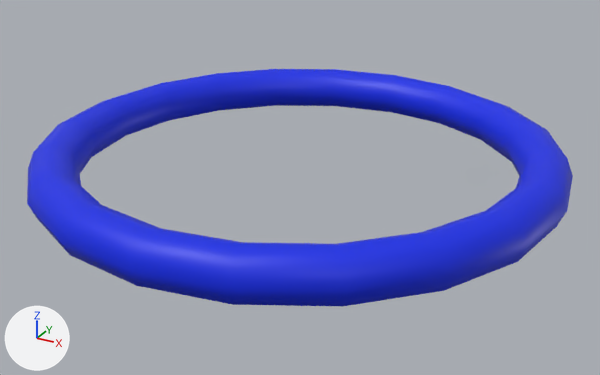
Two versions of the FBX model unity/Assets/Imports/Objects/bluering.fbx, one commit apart.
The view is the same before and after, from a 50 mm camera at (0.0156, -0.0284, 0.0128) aimed at (0.0003, -0.0004, -0.0012). Lighting does not change. The marker at lower left points along +X, +Y and +Z. Where no turn or scale is listed for an object, it has been applied to the vertices.

Names of what the first picture shows: 'ring2'.
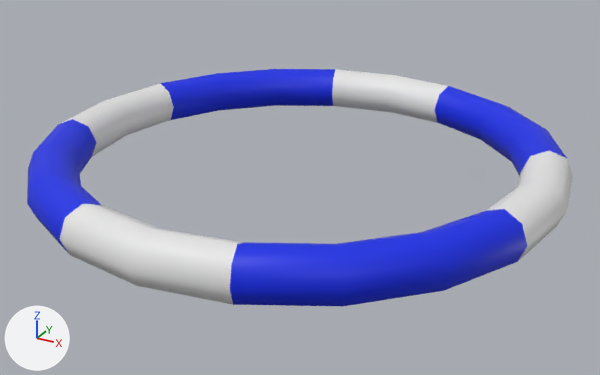
Pixel boxes [x1, y1, x2, y2] of what changed, in the pictures (600 x 375 px):
```json
{"part": 1, "of": "me_ring2", "change": "recoloured", "before": [60, 83, 173, 157], "after": [60, 83, 173, 157], "on screen": "blue to white"}
{"part": 2, "of": "me_ring2", "change": "recoloured", "before": [60, 204, 243, 305], "after": [60, 204, 243, 305], "on screen": "blue to white"}
{"part": 3, "of": "me_ring2", "change": "recoloured", "before": [332, 69, 448, 123], "after": [332, 69, 448, 123], "on screen": "blue to white"}
{"part": 4, "of": "me_ring2", "change": "recoloured", "before": [487, 150, 573, 261], "after": [487, 150, 573, 261], "on screen": "blue to white"}
```

Scene script edits in JSON lines:
```json
{"op": "add", "block": "mat_bluering2", "code": ["mat_bluering2 = principled_material('bluering2')", "mat_bluering2.base_color = (0.8, 0.8, 0.8)  # white #e7e7e7"]}
{"block": "me_ring2", "where": "me_ring2.from_pydata(...)  # 160 vertices, 160 faces; spans x -0.011..0.011, y -0.011..0.011, z -0.001..0.001"}
{"block": "me_ring2", "where": "# used by ob_ring2; location = (0.0, 0.0, 0.0)"}
{"block": "me_ring2", "change": "me_ring2 part 1: all 16 faces centred in x -0.0106..-0.0089, y -0.0017..0.0017, z -0.0009..0.0009 switch from mat_bluering (blue #0028e7) to mat_bluering2 (white #e7e7e7)"}
{"block": "me_ring2", "change": "me_ring2 part 2: all 16 faces centred in x -0.0017..0.0017, y -0.0106..-0.0089, z -0.0009..0.0009 switch from mat_bluering (blue #0028e7) to mat_bluering2 (white #e7e7e7)"}
{"block": "me_ring2", "change": "me_ring2 part 3: all 16 faces centred in x -0.0017..0.0017, y 0.0089..0.0106, z -0.0009..0.0009 switch from mat_bluering (blue #0028e7) to mat_bluering2 (white #e7e7e7)"}
{"block": "me_ring2", "change": "me_ring2 part 4: all 16 faces centred in x 0.0089..0.0106, y -0.0017..0.0017, z -0.0009..0.0009 switch from mat_bluering (blue #0028e7) to mat_bluering2 (white #e7e7e7)"}
```
